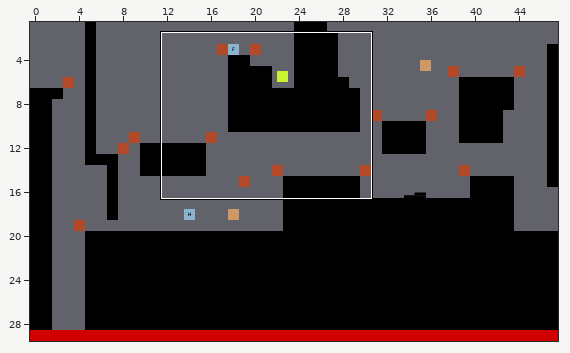
Level history. Tiled map (JSON): maps/level_02.json. Above: a wide view before the commit, with the close-up outlined.
Close-up. Old version:
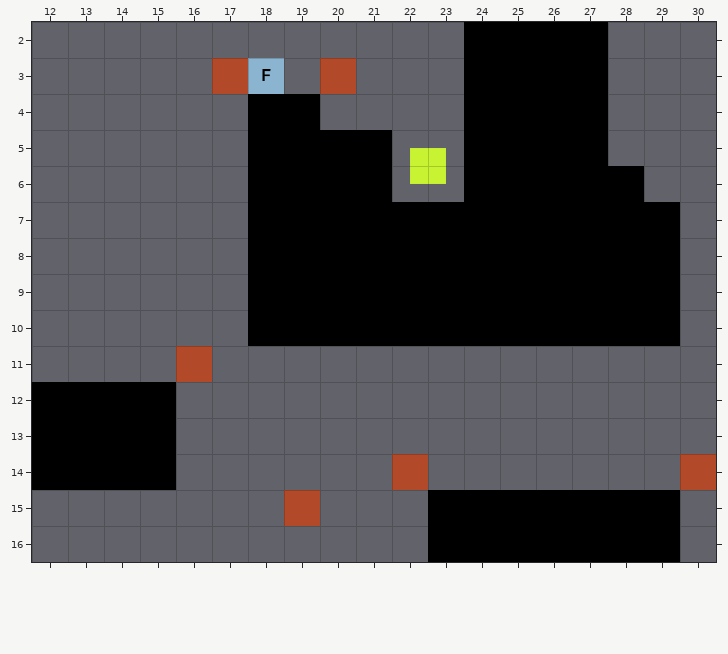
Cells are 64x64 px. Shown: x 12..30, y 2..16. The commit also changed other parts of the map, which this record leaves out.
The result:
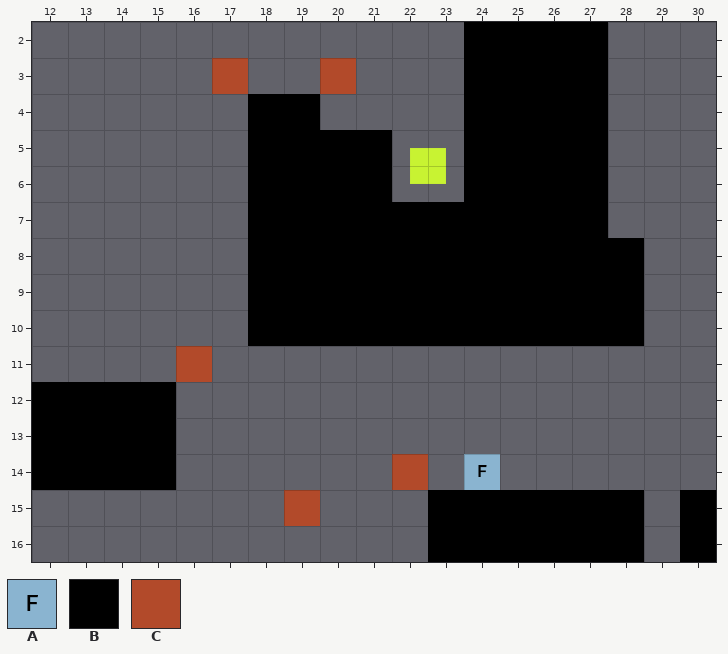
Key: from "tileset": A 55, B 78, C 81.
_ is an empty cell.
Objects are placed by their top-left corner, in cells (3,4 is the top-left corner of cell 3,4); size is 1x1 cell unless given.
From old to new:
Layer "layer_limits":
y 14: x 30 C -> _
Layer "layer_platforms":
y 6: x 28 B -> _
y 7: x 28..29 BB -> __
y 8..10: x 29 B -> _
y 15..16: x 29..30 B_ -> _B
Layer "SpawnFrog":
changed: A at 18,3 -> A at 24,14
